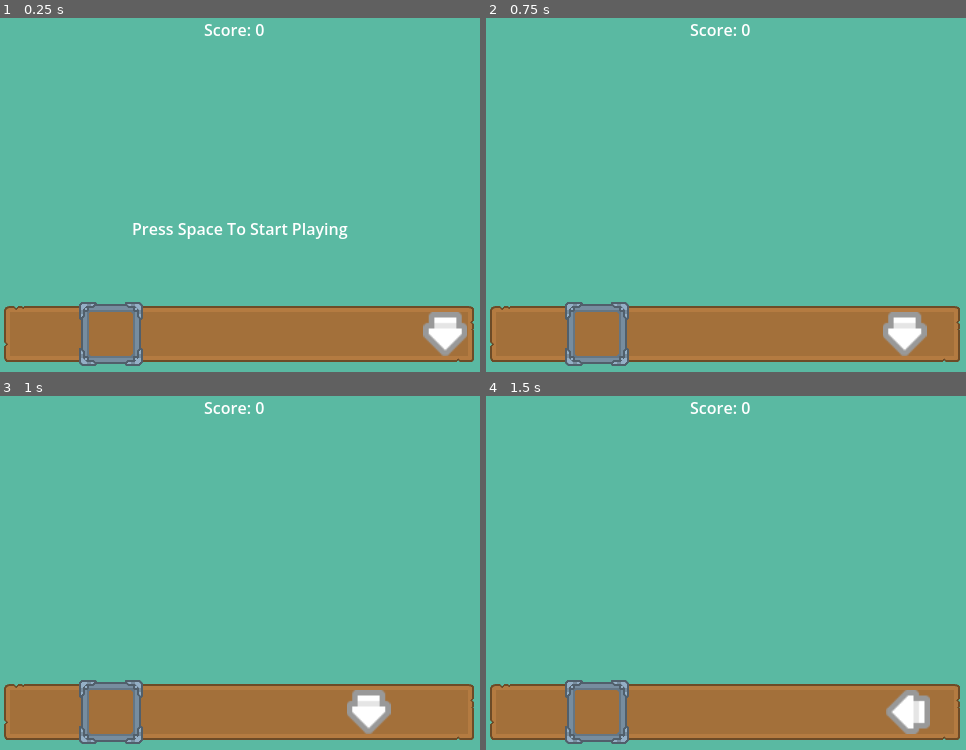
Above: before the commit, frames 1-4 (two rows, left to right).
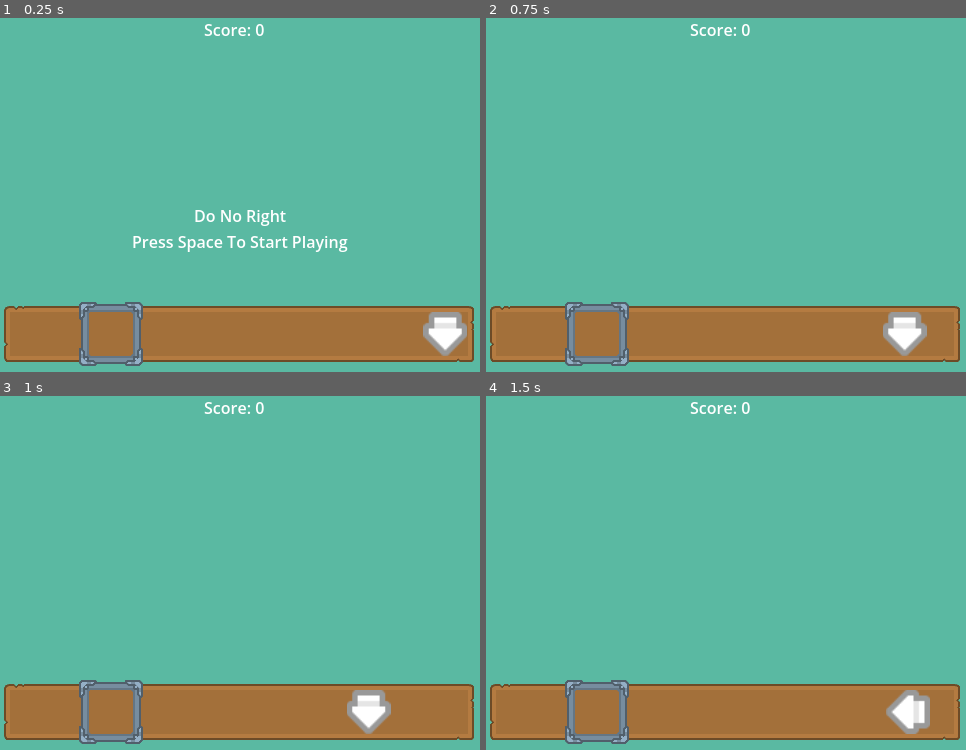
Above: after the commit, the same moments.

Repository: minhaz1217/Do-No-Right
Game: Godot game, scene res://scenes/game.tscn
Two runs of this game, one before a commit and one after it. Both use one fixed random seed, a clock stepped at 60 frames per second and the inputs below. Before the commit the project has no main scene; this scene is started directly in both runs.
Inputs:
- Up to frame 1 (0.25 s): no input
- Up to frame 2 (0.75 s): tap Space (primary_action) at 0.5, 0.6 s; hold Right (ui_right) from 0.53 s (still down)
- Up to frame 3 (1 s): keep holding Right (ui_right)
- Up to frame 4 (1.5 s): release Right (ui_right) at 1.28 s; hold Down (ui_down) from 1.28 s (still down); tap Ctrl (test_action) at 1.35 s

The runs differ from the first frame. In frame 1, 1.7% of the frame differs, in the area x 27-73%, y 54-67%; in frame 2, nothing differs; in frame 3, nothing differs; in frame 4, nothing differs.

Commit message:
update backup for 4.7

Diff:
--- a/project.godot
+++ b/project.godot
@@ -8,10 +8,15 @@
 
 config_version=5
 
+[animation]
+
+compatibility/default_parent_skeleton_in_mesh_instance_3d=true
+
 [application]
 
 config/name="Do No Right"
-config/features=PackedStringArray("4.6", "Forward Plus")
+run/main_scene="uid://j6dx807lu4mf"
+config/features=PackedStringArray("4.7", "Forward Plus")
 config/icon="res://icon.svg"
 
 [display]
--- a/scenes/game.gd
+++ b/scenes/game.gd
@@ -93,6 +93,7 @@
 	var helper_text = [ "Are you sure you pressed the right button? 🙄", "The name is 'DO NO RIGHT', not 'DO THE OBVIOUS'" ]
 	$Helper.text = helper_text.pick_random()
 func increase_score():
+	$Helper.text = ""
 	score+= 10
 	score_label.text = "Score: " + str(score)
 	spawn_player()
--- a/scenes/game.tscn
+++ b/scenes/game.tscn
@@ -8,7 +8,7 @@
 
 [sub_resource type="LabelSettings" id="LabelSettings_iywne"]
 
-[node name="Game" type="Node2D" unique_id=1724383540 node_paths=PackedStringArray("play_zone", "catch_zone", "player", "player_rect", "player_spawn_point", "score_label")]
+[node name="Game" type="Node2D" node_paths=PackedStringArray("play_zone", "catch_zone", "player", "player_rect", "player_spawn_point", "score_label")]
 script = ExtResource("1_uwrxv")
 play_zone = NodePath("PlayZone2")
 catch_zone = NodePath("CatchZone2")
@@ -18,12 +18,12 @@
 score_label = NodePath("Score")
 metadata/_edit_vertical_guides_ = [10.0]
 
-[node name="Background" type="ColorRect" parent="." unique_id=691533425]
+[node name="Background" type="ColorRect" parent="."]
 offset_right = 480.0
 offset_bottom = 720.0
-color = Color(0.3529412, 0.7254902, 0.63529414, 1)
+color = Color(0.352941, 0.72549, 0.635294, 1)
 
-[node name="PlayZone2" type="NinePatchRect" parent="." unique_id=639384253]
+[node name="PlayZone2" type="NinePatchRect" parent="."]
 texture_filter = 1
 offset_left = 4.0
 offset_top = 312.0
@@ -37,28 +37,28 @@
 patch_margin_right = 48
 patch_margin_bottom = 48
 
-[node name="MinimapArrowA" type="Sprite2D" parent="." unique_id=1834187712]
+[node name="MinimapArrowA" type="Sprite2D" parent="."]
 visible = false
 texture_filter = 1
 position = Vector2(83, 180)
 scale = Vector2(2.5, 2.5)
 texture = ExtResource("3_iywne")
 
-[node name="CatchZone2" type="Sprite2D" parent="." unique_id=1517811644]
+[node name="CatchZone2" type="Sprite2D" parent="."]
 texture_filter = 1
 position = Vector2(79, 308)
 scale = Vector2(0.5, 0.5)
 texture = ExtResource("4_p57ef")
 centered = false
 
-[node name="Arrow" type="Sprite2D" parent="." unique_id=156883373]
+[node name="Arrow" type="Sprite2D" parent="."]
 visible = false
 texture_filter = 1
 position = Vector2(32, 340)
-scale = Vector2(1.3749994, 1.3749994)
+scale = Vector2(1.375, 1.375)
 texture = ExtResource("5_u5sy4")
 
-[node name="SpawnPoint" type="ColorRect" parent="." unique_id=99861001]
+[node name="SpawnPoint" type="ColorRect" parent="."]
 visible = false
 offset_left = 445.322
 offset_top = 340.0
@@ -66,14 +66,14 @@
 offset_bottom = 384.0
 pivot_offset = Vector2(4, 22)
 
-[node name="Score" type="Label" parent="." unique_id=2146696397]
+[node name="Score" type="Label" parent="."]
 offset_left = 204.0
 offset_top = 24.0
 offset_right = 256.0
 offset_bottom = 47.0
 text = "Score: 0"
 
-[node name="Debug" type="Label" parent="." unique_id=1835647474]
+[node name="Debug" type="Label" parent="."]
 visible = false
 offset_left = 187.0
 offset_top = 414.0
@@ -81,14 +81,14 @@
 offset_bottom = 437.0
 text = "Debug"
 
-[node name="ColorRect" type="ColorRect" parent="." unique_id=825026822]
+[node name="ColorRect" type="ColorRect" parent="."]
 visible = false
 offset_left = 15.0
 offset_top = 1.0
 offset_right = 16.0
 offset_bottom = 1001.0
 
-[node name="Helper" type="Label" parent="." unique_id=1653342669]
+[node name="Helper" type="Label" parent="."]
 anchors_preset = 8
 anchor_left = 0.5
 anchor_top = 0.5
@@ -100,7 +100,8 @@
 offset_bottom = 298.0
 grow_horizontal = 2
 grow_vertical = 2
-text = "Press Space To Start Playing"
+text = "Do No Right
+Press Space To Start Playing"
 label_settings = SubResource("LabelSettings_iywne")
 horizontal_alignment = 1
 vertical_alignment = 1
Not shown, changed: export_presets.cfg
Not shown: 1 places in scenes/game.tscn that only renumber resources
